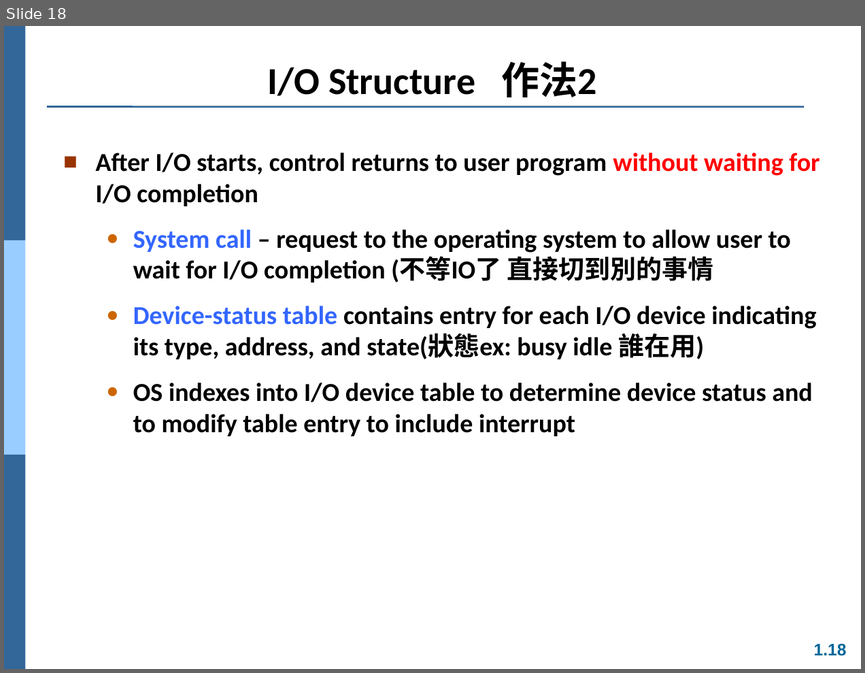
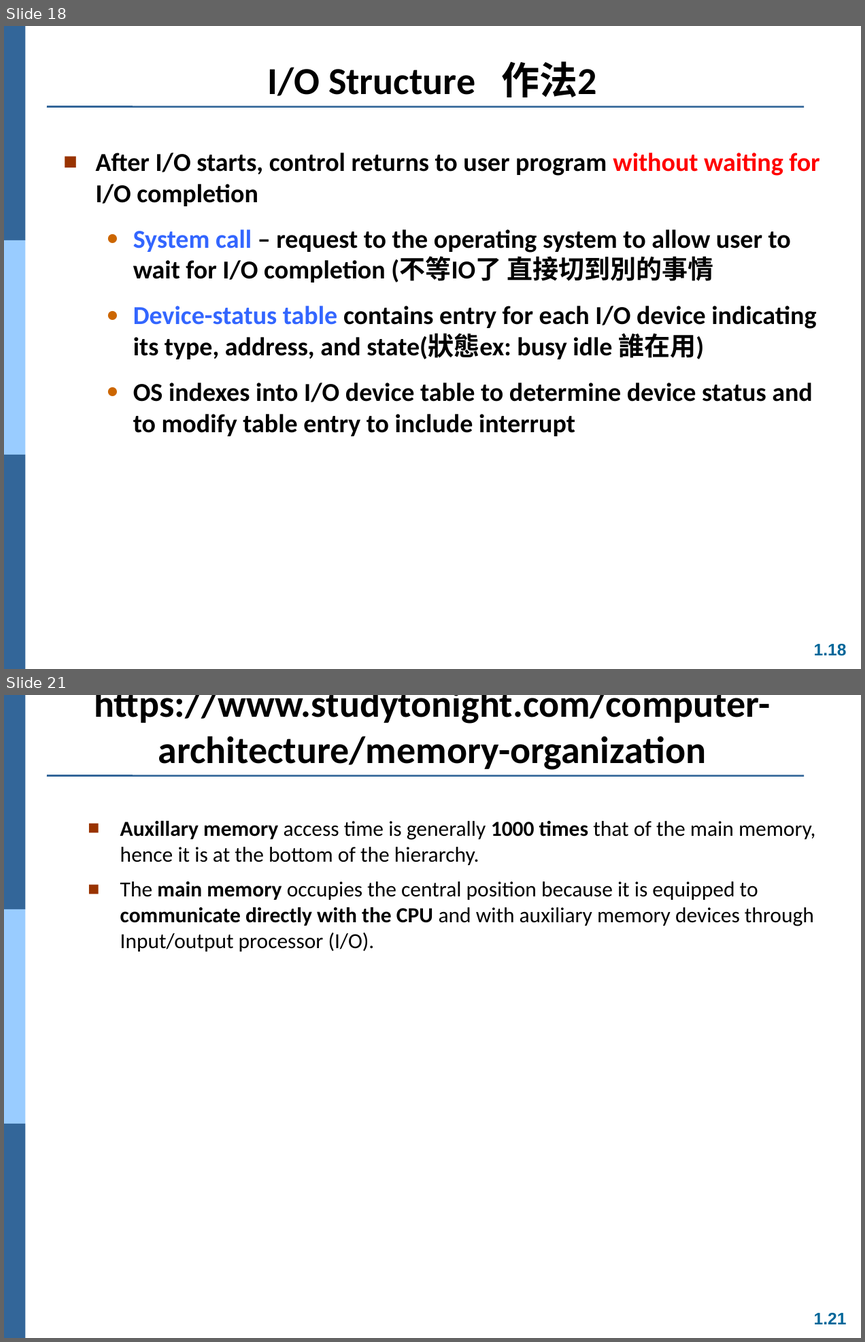
Before and after one commit to Yang09701194/OS_Learning, a slide deck: ch01.ppt. Shown one above the other, each under a label of ours: slide 18 before the commit, slides 18 and 21 after it; the slides between them are not shown. The pictures are 865x673 and 865x1342 pixels, drawn with LibreOffice and Linux fonts; fonts in the diff are those of the drawing. Boxes give left, top, right and bottom in pixels: in the first picture for what was removed or moved away, otherwise in the second. Text is boxed around its words. In the diff, an @@ line names an element or a change of style, - is before the commit and + after.

```diff
--- a/ch01.ppt
+++ b/ch01.ppt
@@ slide 21 added at (4,695,861,1338), background #FFFFFF; not listed: 5 template elements that a slide beside it also shows @@
@@ title added at (94,695,770,770), 32 pt, text #000000, bold @@
+https://www.studytonight.com/computer-architecture/memory-organization
@@ text added at (120,821,815,951), 18 pt, text #000000 @@
+■ Auxillary memory access time is generally 1000 times that of the main memory, hence it is at the bottom of the hierarchy.
+■ The main memory occupies the central position because it is equipped to communicate directly with the CPU and with auxiliary memory devices through Input/output processor (I/O).
```
Also in this commit, not shown: 6 slides changed, 1 other slide added.
